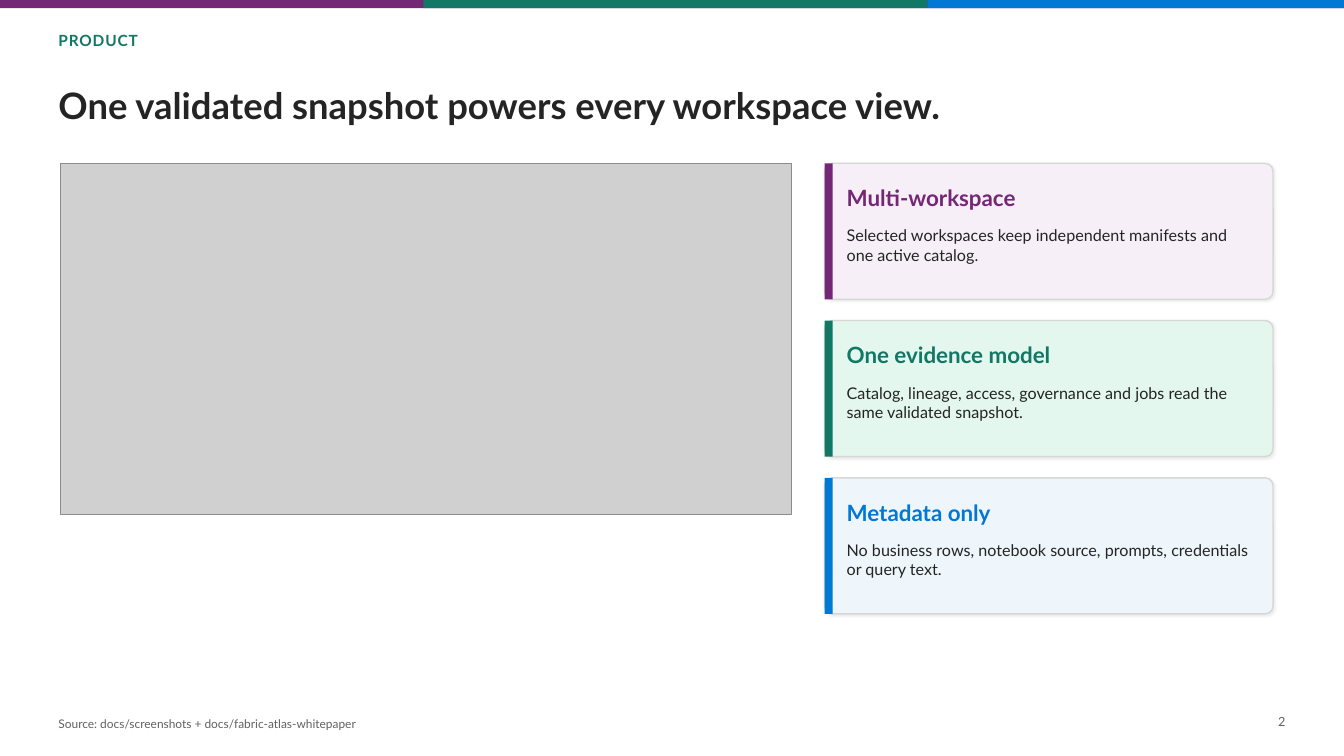
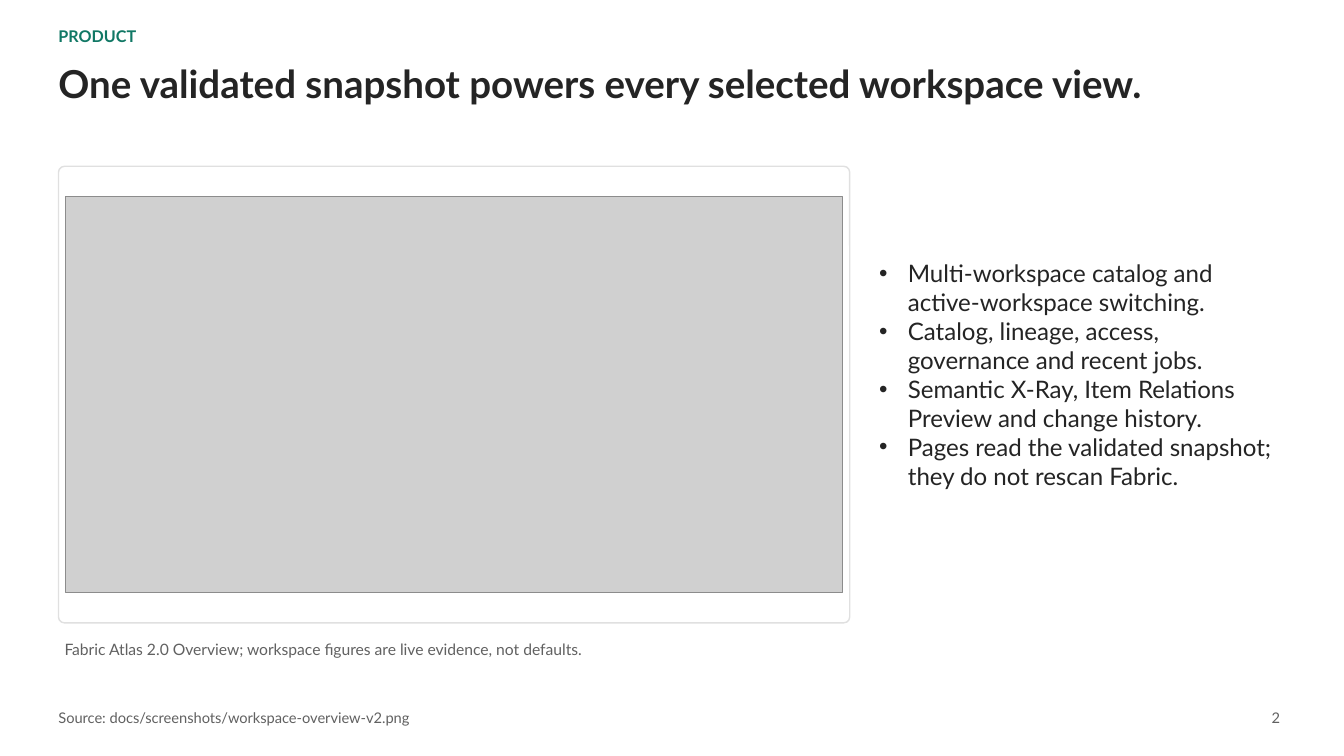
Before and after one commit to fredgis/FabricAtlas, a slide deck: slide 2 of prez/Fabric-Atlas-Dev-Architecture.pptx. Drawn at 1344x756 pixels with LibreOffice and Linux fonts; fonts in the diff are those of the drawing; grey boxes stand for pictures. Boxes give left, top, right and bottom in pixels: in the first picture for what was removed or moved away, otherwise in the second. Text is boxed around its words. In the diff, an @@ line names an element or a change of style, - is before the commit and + after.

```diff
--- a/prez/Fabric-Atlas-Dev-Architecture.pptx
+++ b/prez/Fabric-Atlas-Dev-Architecture.pptx
@@ rectangle removed at (0,0,1344,8) @@
@@ text "PRODUCT" at (58,30,136,42): size 11 to 11.5 pt, letter spacing 0.6 to 0 pt; vertical alignment middle to top @@
@@ rectangle removed at (423,0,928,8) @@
@@ rectangle removed at (928,0,1344,8) @@
@@ text at (58,69,1142,105): text changed; size 26 to 27.5 pt @@
-One validated snapshot powers every workspace view.
+One validated snapshot powers every selected workspace view.
@@ text "One validated snapshot powers every ..." at (58,69,1142,105): vertical alignment middle to top @@
@@ rounded rectangle added at (58,166,850,623), fill #FFFFFF, outline #E0E0E0 1 pt @@
@@ rounded rectangle removed at (825,163,1273,299) @@
@@ rectangle removed at (825,163,833,299) @@
@@ text "Multi-workspace catalog and active-workspace switching." at (908,264,1271,489): vertical alignment top to middle @@
@@ picture: place and size @@
-picture at (60,163,791,514)
+picture at (66,197,843,593)
@@ text removed at (847,189,1016,210) @@
-Multi-workspace
@@ text removed at (847,229,1227,264) @@
-Selected workspaces keep independent manifests and one active catalog.
@@ text at (908,264,1271,489): text changed; size 11.5 to 17.2 pt @@
-Catalog, lineage, access, governance and jobs read the same validated snapshot.
+• Multi-workspace catalog and active-workspace switching.
+• Catalog, lineage, access, governance and recent jobs.
+• Semantic X-Ray, Item Relations Preview and change history.
+• Pages read the validated snapshot; they do not rescan Fabric.
@@ rounded rectangle removed at (825,321,1273,457) @@
@@ rectangle removed at (825,321,833,457) @@
@@ text removed at (847,346,1051,363) @@
-One evidence model
@@ rounded rectangle removed at (825,478,1273,614) @@
@@ rectangle removed at (825,478,833,614) @@
@@ text removed at (847,504,991,525) @@
-Metadata only
@@ text removed at (847,544,1248,578) @@
-No business rows, notebook source, prompts, credentials or query text.
@@ text added at (65,643,582,658), 11.2 pt, text #616161 @@
+Fabric Atlas 2.0 Overview; workspace figures are live evidence, not defaults.
@@ text "Source: docs/screenshots/workspace-overview-v2.png" at (58,712,410,726): vertical alignment middle to top @@
@@ text at (58,712,410,726): text changed; size 8.5 to 10.5 pt @@
-Source: docs/screenshots + docs/fabric-atlas-whitepaper
+Source: docs/screenshots/workspace-overview-v2.png
@@ text "2" at (1272,712,1281,723): size 9 to 10.5 pt @@
```
Also in this commit, not shown: 7 other slides changed, 4 slides added, 6 slides removed, 1 other file.
